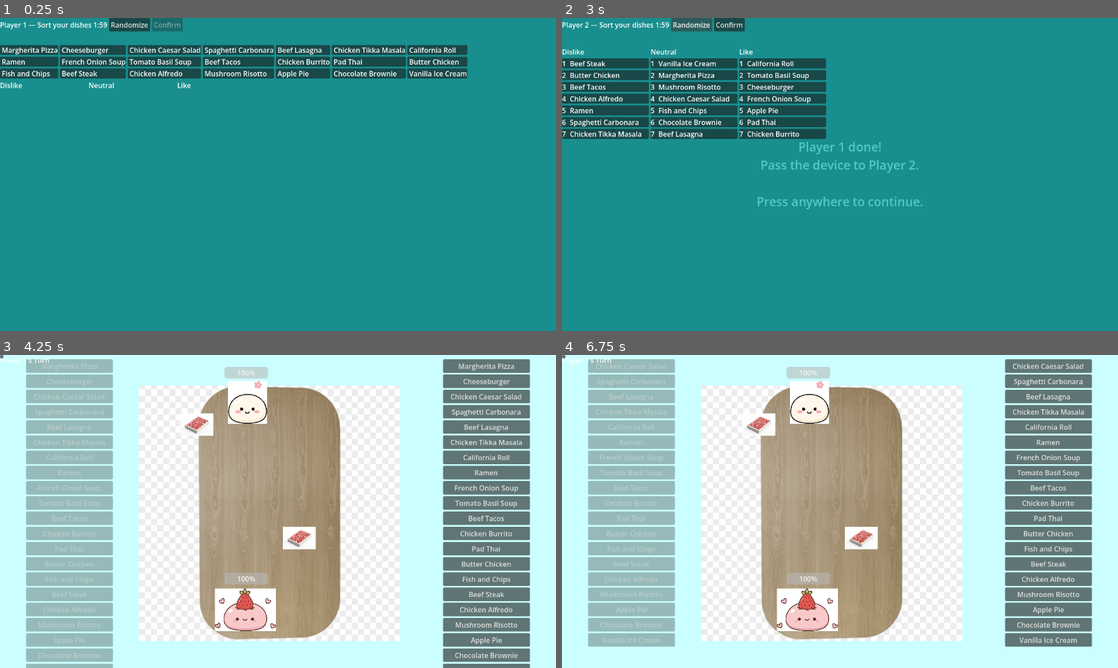
Above: before the commit, frames 1-4 (two rows, left to right).
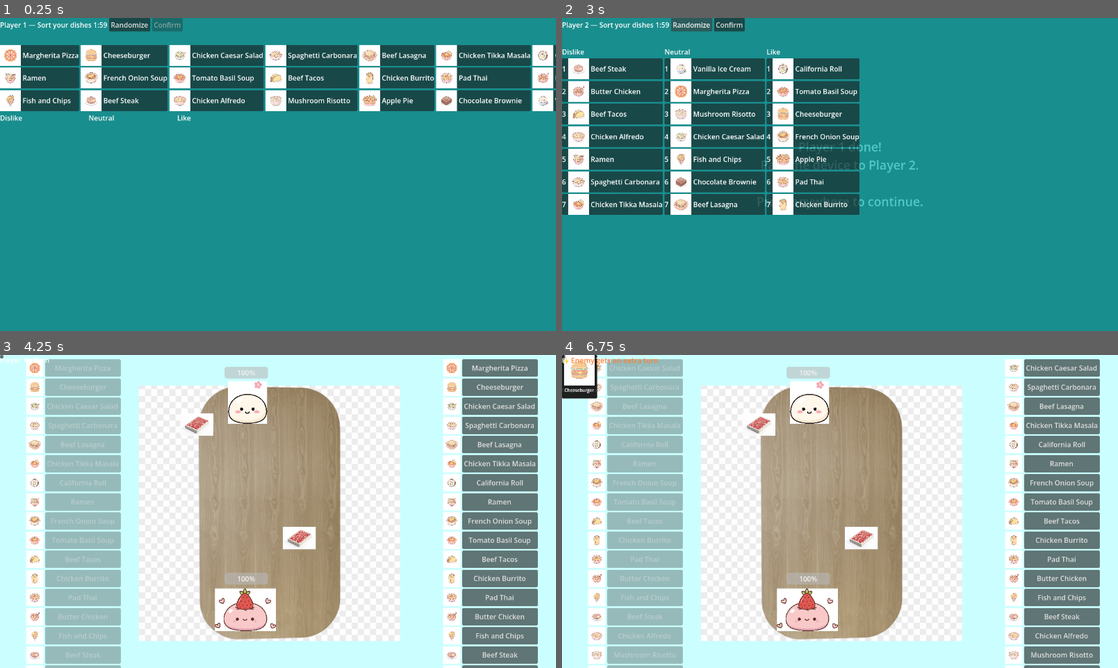
Above: after the commit, the same moments.

Repository: lawskqy/taste-duel
Game: Godot game, scene res://Main.tscn
The game is run twice, just before and just after one commit, with the same random seed, the same clock (stepped at 60 frames per second) and the same inputs.
Inputs (mouse positions are in pixels of both pictures, inside the frame that each line leads up to):
- Up to frame 1 (0.25 s): no input
- Up to frame 2 (3 s): click "Randomize" at 0.5 s; click "Confirm" at 1.25 s; tap Enter at 2 s; move the mouse to (962, 158) at 2.02 s; click (962, 158) at 2.17 s; click "Randomize" at 2.75 s
- Up to frame 3 (4.25 s): click "Confirm" at 3.5 s
- Up to frame 4 (6.75 s): click "Margherita Pizza" at 4.25 s; click "Margherita Pizza" at 5 s; click "Cheeseburger" at 5.75 s; click "Cheeseburger" at 6.5 s

The runs differ from the first frame. In frame 1, 17% of the frame differs, in the area x 0-100%, y 8-33%; in frame 2, 20%, in the area x 0-54%, y 10-63%; in frame 3, 17%; in frame 4, 19%.

Commit message:
Add dish images to battle card list and preference form, implement simple example card-to-table fly animation, character hit shake with red flash, smooth HP bar tween, and effect popup bounce animation

Diff:
--- a/BattleController.gd
+++ b/BattleController.gd
@@ -11,6 +11,10 @@
 @onready var card_list_p1 = $Decks/CardDeck/CardList
 @onready var card_list_p2 = $Decks/CardDeck2/CardList
 @onready var win_screen = $WinScreen
+@onready var player1_sprite = $Players/Player1/Player1
+@onready var player2_sprite = $Players/Player2/Player2
+@onready var hp_bar_p1 = $Players/Player1/HP
+@onready var hp_bar_p2 = $Players/Player2/HP
 
 enum BattleState {
 	WAITING_FOR_CARD,
@@ -23,6 +27,8 @@
 var current_turn: int = 0
 var played_cards_list: Array = []
 var extra_turn: bool = false
+
+var last_played_card_node: Node = null
 
 var effects_pool = {
 	1:  {"name": "Deal damage x2",                "category": "good", "type": "persistent", "effect_key": "dmg_mult", "value": 2.0},
@@ -65,12 +71,62 @@
 	var p1_prefs = GameManager.prefs_p1
 	var p2_prefs = GameManager.prefs_p2
 	var items = GameManager.items
-
+	if p1_prefs.is_empty() or p2_prefs.is_empty():
+		_setup_test_data()
+		return
 	player1.setup(p1_prefs, items, effects_pool)
 	player2.setup(p2_prefs, items, effects_pool)
 
-
-
+func _setup_test_data() -> void:
+	var test_prefs_p1 = {
+		"margherita_pizza":   { "category": "liked",    "rank": 1 },
+		"cheeseburger":       { "category": "liked",    "rank": 2 },
+		"ramen":              { "category": "liked",    "rank": 3 },
+		"beef_tacos":         { "category": "liked",    "rank": 4 },
+		"pad_thai":           { "category": "liked",    "rank": 5 },
+		"chocolate_brownie":  { "category": "liked",    "rank": 6 },
+		"vanilla_ice_cream":  { "category": "liked",    "rank": 7 },
+		"caesar_salad":       { "category": "disliked", "rank": 1 },
+		"french_onion_soup":  { "category": "disliked", "rank": 2 },
+		"mushroom_risotto":   { "category": "disliked", "rank": 3 },
+		"fish_and_chips":     { "category": "disliked", "rank": 4 },
+		"tomato_basil_soup":  { "category": "disliked", "rank": 5 },
+		"chicken_alfredo":    { "category": "disliked", "rank": 6 },
+		"apple_pie":          { "category": "disliked", "rank": 7 },
+		"spaghetti_carbonara": { "category": "neutral", "rank": 0 },
+		"beef_lasagna":        { "category": "neutral", "rank": 0 },
+		"tikka_masala":        { "category": "neutral", "rank": 0 },
+		"california_roll":     { "category": "neutral", "rank": 0 },
+		"chicken_burrito":     { "category": "neutral", "rank": 0 },
+		"butter_chicken":      { "category": "neutral", "rank": 0 },
+		"beef_steak":          { "category": "neutral", "rank": 0 },
+	}
+	var test_prefs_p2 = {
+		"caesar_salad":       { "category": "liked",    "rank": 1 },
+		"mushroom_risotto":   { "category": "liked",    "rank": 2 },
+		"fish_and_chips":     { "category": "liked",    "rank": 3 },
+		"apple_pie":          { "category": "liked",    "rank": 4 },
+		"french_onion_soup":  { "category": "liked",    "rank": 5 },
+		"tomato_basil_soup":  { "category": "liked",    "rank": 6 },
+		"chicken_alfredo":    { "category": "liked",    "rank": 7 },
+		"margherita_pizza":   { "category": "disliked", "rank": 1 },
+		"vanilla_ice_cream":  { "category": "disliked", "rank": 2 },
+		"chocolate_brownie":  { "category": "disliked", "rank": 3 },
+		"cheeseburger":       { "category": "disliked", "rank": 4 },
+		"pad_thai":           { "category": "disliked", "rank": 5 },
+		"beef_tacos":         { "category": "disliked", "rank": 6 },
+		"ramen":              { "category": "disliked", "rank": 7 },
+		"spaghetti_carbonara": { "category": "neutral", "rank": 0 },
+		"beef_lasagna":        { "category": "neutral", "rank": 0 },
+		"tikka_masala":        { "category": "neutral", "rank": 0 },
+		"california_roll":     { "category": "neutral", "rank": 0 },
+		"chicken_burrito":     { "category": "neutral", "rank": 0 },
+		"butter_chicken":      { "category": "neutral", "rank": 0 },
+		"beef_steak":          { "category": "neutral", "rank": 0 },
+	}
+	var items = GameManager.items
+	player1.setup(test_prefs_p1, items, effects_pool)
+	player2.setup(test_prefs_p2, items, effects_pool)
 
 func _start_battle() -> void:
 	current_turn = 0
@@ -88,6 +144,7 @@
 		return player2
 	return player1
 
+
 func _build_card_lists() -> void:
 	_populate_card_list(card_list_p1, player1)
 	_populate_card_list(card_list_p2, player2)
@@ -96,10 +153,32 @@
 	for child in container.get_children():
 		child.queue_free()
 	for item in player.pool:
+		var hbox = HBoxContainer.new()
+
+		var tex_rect = TextureRect.new()
+		tex_rect.custom_minimum_size = Vector2(40, 40)
+		tex_rect.stretch_mode = TextureRect.STRETCH_KEEP_ASPECT_CENTERED
+		tex_rect.expand_mode = TextureRect.EXPAND_FIT_WIDTH_PROPORTIONAL
+		var texture = GameManager.get_texture(item.id)
+		if texture:
+			tex_rect.texture = texture
+		hbox.add_child(tex_rect)
+
 		var btn = Button.new()
 		btn.text = item.name
+		btn.size_flags_horizontal = Control.SIZE_EXPAND_FILL
 		btn.pressed.connect(func(): play_item(item.id))
-		container.add_child(btn)
+		hbox.add_child(btn)
+
+		container.add_child(hbox)
+
+func _set_cards_interactable(container: VBoxContainer, enabled: bool) -> void:
+	for child in container.get_children():
+		if child is HBoxContainer:
+			var btn = child.get_child(1)
+			if btn is Button:
+				btn.disabled = !enabled
+
 
 func play_item(item_id: String) -> void:
 	if state != BattleState.WAITING_FOR_CARD:
@@ -119,47 +198,39 @@
 
 	var pref = opponent.get_preference(item_id)
 	var damage_value = _calculate_hp(pref)
-
 	damage_value = _apply_damage_modifiers(attacker, damage_value)
 
-	print("\n==================== TURN LOG ====================")
-	print("Attacker: ", attacker.name, "  |  Opponent: ", opponent.name)
-	print("Dish played: ", item_id)
-	print("Opponent's preference: category=", pref["category"], "  rank=", pref["rank"])
-	print("Calculated value: ", damage_value)
+	_animate_card_to_table(item_id)
 
 	if pref["category"] != "neutral":
 		if pref["category"] == "disliked":
 			opponent.take_damage(damage_value)
-			print("→ Result: dealt ", damage_value, " damage to ", opponent.name)
+			_animate_hit(opponent)
+			_show_effect_popup("-%d HP!" % damage_value, Color(1, 0.3, 0.3))
 		elif pref["category"] == "liked":
 			if not ("no_heal" in opponent.active_buffs):
 				opponent.heal(damage_value)
-				print("→ Result: healed ", opponent.name, " for ", damage_value)
+				_show_effect_popup("+%d HP" % damage_value, Color(0.3, 1, 0.5))
 			else:
-				print("→ Result: heal blocked by 'cannot heal' debuff")
+				_show_effect_popup("Heal blocked!", Color(1, 0.7, 0))
 			opponent.active_buffs.erase("no_heal")
 		if pref["rank"] < 4:
 			var amount = 4 - pref["rank"]
-			print("Rank ", pref["rank"], " triggers ", amount, " effect draw(s)")
 			var drawn = draw_effect(amount, attacker.player_effect_pool)
-			_log_drawn_effects(drawn)
+			_show_effects_popup_text(drawn)
 			resolve_effects(drawn, pref["category"], attacker, opponent)
-		else:
-			print("Rank ", pref["rank"], " — no effects triggered")
 	else:
-		print("Neutral dish — drawing 1 effect")
 		var drawn = draw_effect(1, attacker.player_effect_pool)
-		_log_drawn_effects(drawn)
+		_show_effects_popup_text(drawn)
 		resolve_effects(drawn, "neutral", attacker, opponent)
-
-	print("HP after resolution — ", attacker.name, ": ", attacker.hp, "  |  ", opponent.name, ": ", opponent.hp)
-	print("===================================================\n")
 
 	played_cards_list.append(item_id)
 	attacker.remove_from_pool(item_id)
 
-	_update_hp_bars()
+	_update_hp_bars_animated(
+		hp_bar_p1 if opponent == player2 else hp_bar_p2,
+		opponent.hp
+	)
 
 	if not opponent.is_alive():
 		_end_battle()
@@ -178,6 +249,110 @@
 		_build_card_lists()
 		_update_ui()
 
+
+func _animate_card_to_table(item_id: String) -> void:
+	var card_visual = PanelContainer.new()
+	card_visual.custom_minimum_size = Vector2(80, 100)
+
+	var vbox = VBoxContainer.new()
+	card_visual.add_child(vbox)
+
+	var img = TextureRect.new()
+	img.custom_minimum_size = Vector2(70, 70)
+	img.stretch_mode = TextureRect.STRETCH_KEEP_ASPECT_CENTERED
+	img.expand_mode = TextureRect.EXPAND_FIT_WIDTH_PROPORTIONAL
+	var texture = GameManager.get_texture(item_id)
+	if texture:
+		img.texture = texture
+	vbox.add_child(img)
+
+	var lbl = Label.new()
+	for item in get_current_player().pool:
+		if item.id == item_id:
+			lbl.text = item.name
+			break
+	if lbl.text.is_empty():
+		lbl.text = item_id
+	lbl.horizontal_alignment = HORIZONTAL_ALIGNMENT_CENTER
+	lbl.add_theme_font_size_override("font_size", 10)
+	vbox.add_child(lbl)
+
+	add_child(card_visual)
+
+	var start_pos = deck_left.global_position if current_turn == 0 else deck_right.global_position
+	var end_pos = played_cards.global_position
+
+	card_visual.global_position = start_pos
+
+	var tween = create_tween()
+	tween.set_ease(Tween.EASE_OUT)
+	tween.set_trans(Tween.TRANS_BACK)
+	tween.tween_property(card_visual, "global_position", end_pos, 0.4)
+	tween.tween_callback(func():
+		var table_cards = played_cards.get_children()
+		if table_cards.size() >= 3:
+			table_cards[0].queue_free()
+		card_visual.reparent(played_cards)
+	)
+
+func _animate_hit(target: Player) -> void:
+	var sprite = target.get_node_or_null("Player1")
+	if sprite == null:
+		sprite = target.get_node_or_null("Player2")
+	if sprite == null:
+		return
+
+	var original_pos = sprite.position
+	var tween = create_tween()
+	tween.tween_property(sprite, "position", original_pos + Vector2(12, 0), 0.05)
+	tween.tween_property(sprite, "position", original_pos + Vector2(-12, 0), 0.05)
+	tween.tween_property(sprite, "position", original_pos + Vector2(8, 0), 0.05)
+	tween.tween_property(sprite, "position", original_pos + Vector2(-8, 0), 0.05)
+	tween.tween_property(sprite, "position", original_pos, 0.05)
+
+	var flash_tween = create_tween()
+	flash_tween.tween_property(sprite, "modulate", Color(1, 0.2, 0.2, 1), 0.05)
+	flash_tween.tween_property(sprite, "modulate", Color(1, 1, 1, 1), 0.25)
+
+func _show_effect_popup(text: String, color: Color) -> void:
+	effect_popup.text = text
+	effect_popup.add_theme_color_override("font_color", color)
+	effect_popup.visible = true
+	effect_popup.modulate.a = 1.0
+	effect_popup.scale = Vector2(0.5, 0.5)
+
+	var tween = create_tween()
+	tween.tween_property(effect_popup, "scale", Vector2(1.2, 1.2), 0.1)
+	tween.tween_property(effect_popup, "scale", Vector2(1.0, 1.0), 0.1)
+	tween.tween_interval(0.8)
+	tween.tween_property(effect_popup, "modulate:a", 0.0, 0.4)
+	tween.tween_callback(func(): effect_popup.visible = false)
+
+func _show_effects_popup_text(drawn: Array) -> void:
+	if drawn.is_empty():
+		return
+	for effect_id in drawn:
+		var effect = effects_pool.get(effect_id)
+		if effect:
+			var color = Color(0.3, 0.8, 1) if effect["category"] == "good" else Color(1, 0.5, 0.2)
+			_show_effect_popup("✨ " + effect["name"], color)
+			await get_tree().create_timer(0.5).timeout
+
+func _update_hp_bars() -> void:
+	hp_bar_p1.max_value = player1.max_hp
+	hp_bar_p1.value = player1.hp
+	hp_bar_p2.max_value = player2.max_hp
+	hp_bar_p2.value = player2.hp
+
+func _update_hp_bars_animated(bar: ProgressBar, new_value: int) -> void:
+	if bar == hp_bar_p1:
+		bar.max_value = player1.max_hp
+	else:
+		bar.max_value = player2.max_hp
+	var tween = create_tween()
+	tween.tween_property(bar, "value", float(new_value), 0.4)
+
+
 func _apply_damage_modifiers(attacker: Player, base_damage: int) -> int:
 	var result = base_damage
 
@@ -196,7 +371,7 @@
 		attacker.active_buffs.erase("dmg_flat")
 
 	if "dmg_crit" in attacker.active_buffs:
-		result = 35
+		result = 50
 		attacker.active_buffs.erase("dmg_crit")
 
 	if "dmg_twice" in attacker.active_buffs:
@@ -253,20 +428,9 @@
 
 		_apply_effect(effect, target, other, attacker, opponent)
 
-func _log_drawn_effects(drawn: Array) -> void:
-	if drawn.is_empty():
-		print("No effects drawn (pool may be empty)")
-		return
-	for effect_id in drawn:
-		var effect = effects_pool.get(effect_id)
-		if effect:
-			print("  Drew: [", effect["category"], "/", effect["type"], "] ", effect["name"])
-
 func _apply_effect(effect: Dictionary, target: Player, other: Player, attacker: Player, opponent: Player) -> void:
 	var key = effect["effect_key"]
 	var value = effect["value"]
-
-	print("  Resolving '", effect["name"], "' → target: ", target.name)
 
 	match effect["type"]:
 		"persistent":
@@ -288,8 +452,6 @@
 		"max_hp_up":
 			target.max_hp = min(target.max_hp + value, 150)
 			target.hp = min(target.hp + value, target.max_hp)
-		"heal_full":
-			target.heal(target.max_hp)
 		"heal_pct_missing":
 			var missing = target.max_hp - target.hp
 			target.heal(int(missing * value))
@@ -351,6 +513,7 @@
 	_build_card_lists()
 	_update_ui()
 
+
 func _end_battle() -> void:
 	state = BattleState.BATTLE_OVER
 	var winner = "Player 1" if player2.hp <= 0 else "Player 2"
@@ -378,12 +541,3 @@
 		turn_label.text = "Player 2's Turn"
 		_set_cards_interactable(card_list_p1, false)
 		_set_cards_interactable(card_list_p2, true)
-
-func _set_cards_interactable(container: VBoxContainer, enabled: bool) -> void:
-	for child in container.get_children():
-		if child is Button:
-			child.disabled = !enabled
-
-func _update_hp_bars() -> void:
-	$Players/Player1/HP.value = player1.hp
-	$Players/Player2/HP.value = player2.hp
--- a/DishCard.gd
+++ b/DishCard.gd
@@ -13,6 +13,9 @@
 	dish_name.text = display_name
 	if texture:
 		dish_icon.texture = texture
+		dish_icon.visible = true
+	else:
+		dish_icon.visible = false
 	hide_rank()
 
 func show_rank(rank: int) -> void:
--- a/DishCard.tscn
+++ b/DishCard.tscn
@@ -14,7 +14,10 @@
 layout_mode = 2
 
 [node name="DishIcon" type="TextureRect" parent="HBox" unique_id=1476768848]
+custom_minimum_size = Vector2(48, 48)
 layout_mode = 2
+expand_mode = 3
+stretch_mode = 5
 
 [node name="DishName" type="Label" parent="HBox" unique_id=1184206969]
 layout_mode = 2
--- a/GameManager.gd
+++ b/GameManager.gd
@@ -5,32 +5,55 @@
 var prefs_p2: Dictionary = {}
 var current_form_player: int = 1
 
+# texture cache — loaded once at startup
+var textures: Dictionary = {}
+
 func _ready() -> void:
+	_load_textures()
 	_build_items()
+
+func _load_textures() -> void:
+	var dish_ids = [
+		"margherita_pizza", "cheeseburger", "caesar_salad", "spaghetti_carbonara",
+		"beef_lasagna", "tikka_masala", "california_roll", "ramen",
+		"french_onion_soup", "tomato_basil_soup", "beef_tacos", "chicken_burrito",
+		"pad_thai", "butter_chicken", "fish_and_chips", "beef_steak",
+		"chicken_alfredo", "mushroom_risotto", "apple_pie", "chocolate_brownie",
+		"vanilla_ice_cream",
+	]
+	for id in dish_ids:
+		var path = "res://assets/%s.png" % id
+		if ResourceLoader.exists(path):
+			textures[id] = load(path)
+		else:
+			textures[id] = null  # graceful fallback if image missing
+
+func get_texture(dish_id: String) -> Texture2D:
+	return textures.get(dish_id, null)
 
 func _build_items() -> void:
 	var dish_data = [
-		["margherita_pizza",  "Margherita Pizza"],
-		["cheeseburger",      "Cheeseburger"],
-		["caesar_salad",      "Chicken Caesar Salad"],
+		["margherita_pizza",   "Margherita Pizza"],
+		["cheeseburger",       "Cheeseburger"],
+		["caesar_salad",       "Chicken Caesar Salad"],
 		["spaghetti_carbonara","Spaghetti Carbonara"],
-		["beef_lasagna",      "Beef Lasagna"],
-		["tikka_masala",      "Chicken Tikka Masala"],
-		["california_roll",   "California Roll"],
-		["ramen",             "Ramen"],
-		["french_onion_soup", "French Onion Soup"],
-		["tomato_basil_soup", "Tomato Basil Soup"],
-		["beef_tacos",        "Beef Tacos"],
-		["chicken_burrito",   "Chicken Burrito"],
-		["pad_thai",          "Pad Thai"],
-		["butter_chicken",    "Butter Chicken"],
-		["fish_and_chips",    "Fish and Chips"],
-		["beef_steak",        "Beef Steak"],
-		["chicken_alfredo",   "Chicken Alfredo"],
-		["mushroom_risotto",  "Mushroom Risotto"],
-		["apple_pie",         "Apple Pie"],
-		["chocolate_brownie", "Chocolate Brownie"],
-		["vanilla_ice_cream", "Vanilla Ice Cream"],
+		["beef_lasagna",       "Beef Lasagna"],
+		["tikka_masala",       "Chicken Tikka Masala"],
+		["california_roll",    "California Roll"],
+		["ramen",              "Ramen"],
+		["french_onion_soup",  "French Onion Soup"],
+		["tomato_basil_soup",  "Tomato Basil Soup"],
+		["beef_tacos",         "Beef Tacos"],
+		["chicken_burrito",    "Chicken Burrito"],
+		["pad_thai",           "Pad Thai"],
+		["butter_chicken",     "Butter Chicken"],
+		["fish_and_chips",     "Fish and Chips"],
+		["beef_steak",         "Beef Steak"],
+		["chicken_alfredo",    "Chicken Alfredo"],
+		["mushroom_risotto",   "Mushroom Risotto"],
+		["apple_pie",          "Apple Pie"],
+		["chocolate_brownie",  "Chocolate Brownie"],
+		["vanilla_ice_cream",  "Vanilla Ice Cream"],
 	]
 	items.clear()
 	for d in dish_data:
--- a/PreferenceForm.gd
+++ b/PreferenceForm.gd
@@ -43,7 +43,7 @@
 	for item in dishes:
 		var card = DISH_CARD.instantiate()
 		pool_grid.add_child(card)
-		card.setup(item.id, item.name)
+		card.setup(item.id, item.name, GameManager.get_texture(item.id))
 		card.current_container = pool_grid
 
 func _process(delta: float) -> void:
Binary file added: assets/apple_pie.png
Not shown, added: assets/apple_pie.png.import
Binary file added: assets/beef_lasagna.png
Not shown, added: assets/beef_lasagna.png.import
Binary file added: assets/beef_steak.png
Not shown, added: assets/beef_steak.png.import
Binary file added: assets/beef_tacos.png
Not shown, added: assets/beef_tacos.png.import
Binary file added: assets/butter_chicken.png
Not shown, added: assets/butter_chicken.png.import
Binary file added: assets/caesar_salad.png
Not shown, added: assets/caesar_salad.png.import
(and 30 more such lines)
